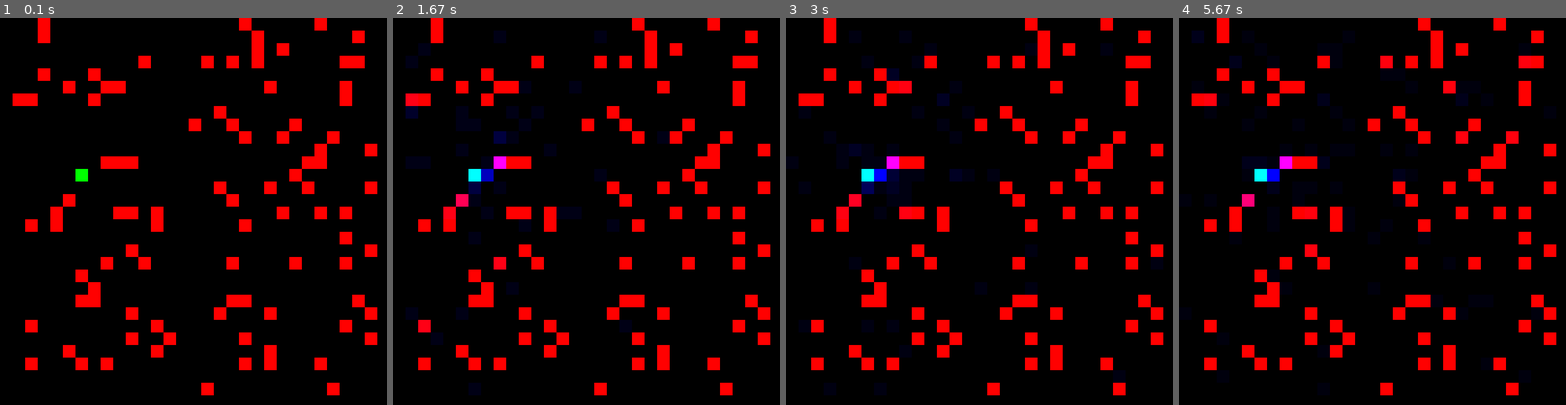
Above: before the commit, frames 1-4 (left to right).
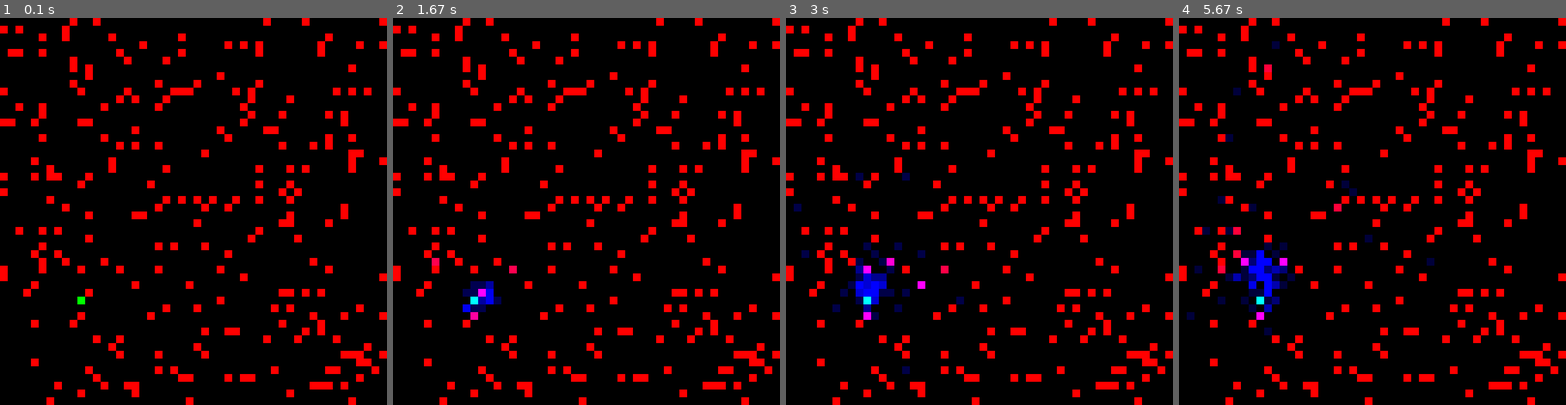
Above: after the commit, the same moments.

Repository: gandie/Ants
Game: pygame game, started from pygame_main.py
Two runs of this game, one before a commit and one after it. Both use one fixed random seed, a clock stepped at 60 frames per second and the inputs below. The source is Python 2; it was converted automatically to run under Python 3.
Inputs:
- Up to frame 1 (0.1 s): no input
- Up to frame 2 (1.67 s): hold Up 0.33-0.8 s; hold Down 0.83-1.3 s; hold Up from 1.33 s (still down)
- Up to frame 3 (3 s): release Up at 1.8 s; hold Down 1.83-2.3 s; hold Up 2.33-2.8 s; hold Down from 2.83 s (still down)
- Up to frame 4 (5.67 s): release Down at 3.3 s; hold Up 3.33-3.8 s; hold Down 3.83-4.3 s; hold Up 4.33-4.8 s; hold Down 4.83-5.3 s; hold Up from 5.33 s (still down)

The runs differ from the first frame. In frame 1, 18% of the frame differs, in the area x 0-100%, y 0-100%; in frame 2, 18%; in frame 3, 20%; in frame 4, 20%.

Commit message:
Code cleanup and performance tweaks.

Diff:
--- a/engine.py
+++ b/engine.py
@@ -5,15 +5,15 @@
 class Field(object):
 
     def __init__(self, x=0, y=0, food=0,
-                 blocked=False, home=False
+                 blocked=False, home=False, antcount=0
                  ):
         self.x = x
         self.y = y
         self.food = food
         self.blocked = blocked
         self.home = home
-
         self.neighbours = []
+        self.antcount = antcount
 
 
 class Grid(object):
@@ -34,8 +34,8 @@
         self.init_neighbours()
 
     def create(self):
-        for xi in range(self.size_x):
-            for yi in range(self.size_y):
+        for xi in xrange(self.size_x):
+            for yi in xrange(self.size_y):
                 field = Field(
                     x=xi,
                     y=yi
@@ -43,7 +43,7 @@
                 self.fields.append(field)
 
     def add_food(self):
-        for f in range(self.food_quant):
+        for _ in xrange(self.food_quant):
             field = random.choice(self.fields)
             field.food = random.randint(self.min_food, self.max_food)
 
@@ -56,10 +56,13 @@
         for field in self.fields:
             x = field.x
             y = field.y
-            nfields = self.get_nfields(x, y)
-            field.neighbours = [
-                [f, 0, 0] for f in nfields
-            ]
+            for nfield in self.get_nfields(x, y):
+                field_d = {
+                    'field': nfield,
+                    'food_trace': 0,
+                    'home_trace': 0
+                }
+                field.neighbours.append(field_d)
 
     def get_field_c(self, cx, cy):
         result = None
@@ -72,7 +75,6 @@
         return result
 
     def get_nfields(self, nx, ny):
-        result = []
         pos_x = [nx - 1, nx, nx + 1]
         pos_y = [ny - 1, ny, ny + 1]
         pos_comb = [(x, y) for x in pos_x for y in pos_y]
@@ -82,16 +84,15 @@
                 continue
             if field.x == nx and field.y == ny:
                 continue
-            result.append(field)
-        return result
+            yield field
 
     def decay_paths(self):
         for field in self.fields:
             for neighbour in field.neighbours:
-                if neighbour[1] > 0:
-                    neighbour[1] *= 0.5
-                if neighbour[2] > 0:
-                    neighbour[2] *= 0.5
+                if neighbour['food_trace'] > 0:
+                    neighbour['food_trace'] *= 0.9
+                if neighbour['home_trace'] > 0:
+                    neighbour['home_trace'] *= 0.9
 
 
 class Ant(object):
@@ -109,7 +110,7 @@
         self.inventory = 0
         self.inventory_size = inventory_size
 
-        self.excitement = 10000
+        self.excitement = 100000
 
         self.state_map = {
             'food': self.search_food,
@@ -124,7 +125,7 @@
         pfields = self.field.neighbours
 
         if self.excitement > 0:
-            self.excitement *= 0.5
+            self.excitement *= 0.75
 
         if pfields:
             self.state_map[self.state](pfields)
@@ -134,32 +135,35 @@
         self.origin = self.field
         self.field = new_field
 
+        self.field.antcount += 1
+        self.origin.antcount -= 1
+
     def search_food(self, pfields):
         new_field = None
 
         # remove blocked
-        pfields = [field for field in pfields if not field[0].blocked]
+        pfields = [field_d for field_d in pfields if not field_d['field'].blocked]
 
         # remove origin
-        if not len(pfields) == 1:
-            pfields = [field for field in pfields if field[0] != self.origin]
+        if len(pfields) != 1:
+            pfields = [field_d for field_d in pfields if field_d['field'] != self.origin]
+
+        # look for food
+        food_fields = [field_d for field_d in pfields if field_d['field'].food > 0]
+        if len(food_fields) >= 1:
+            new_field = food_fields[0]['field']
+            self.state = 'take_food'
 
         # lookup food path
-        if self.engine.ant_ai:
+        if self.engine.ant_ai and new_field is None:
             # 1 means food
-            path_field = max(pfields, key=lambda field: field[1])
-            if path_field[1] > 10:
-                new_field = path_field[0]  # 0 means object
-
-        # look for food
-        food_field = [field for field in pfields if field[0].food > 0]
-        if food_field:
-            new_field = food_field[0][0]
-            self.state = 'take_food'
+            path_field = max(pfields, key=lambda field: field['food_trace'])
+            if path_field['food_trace'] > 1:
+                new_field = path_field['field']  # 0 means object
 
         # pick randomly
         if not new_field or random.randint(0, 4) == 0:
-            new_field = random.choice(pfields)[0]
+            new_field = random.choice(pfields)['field']
 
         self.move(new_field)
 
@@ -167,27 +171,26 @@
         new_field = None
 
         # remove blocked
-        pfields = [field for field in pfields if not field[0].blocked]
+        pfields = [field_d for field_d in pfields if not field_d['field'].blocked]
 
         # remove origin
         if len(pfields) != 1:
-            pfields = [field for field in pfields if field[0] != self.origin]
+            pfields = [field_d for field_d in pfields if field_d['field'] != self.origin]
+
+        # look for home
+        home_field = [field for field in pfields if field['field'].home]
+        if home_field:
+            new_field = home_field[0]['field']
+            self.state = 'return_home'
 
         # lookup home path
-        if self.engine.ant_ai:
-            # 2 means home
-            path_field = max(pfields, key=lambda field: field[2])
-            if path_field[2] > 10:
-                new_field = path_field[0]  # 0 means object
-
-        # look for home
-        home_field = [field for field in pfields if field[0].home]
-        if home_field:
-            new_field = home_field[0][0]
-            self.state = 'return_home'
+        if self.engine.ant_ai and new_field is None:
+            path_field = max(pfields, key=lambda field: field['home_trace'])
+            if path_field['home_trace'] > 1:
+                new_field = path_field['field']
 
         if not new_field or random.randint(0, 4) == 0:
-            new_field = random.choice(pfields)[0]
+            new_field = random.choice(pfields)['field']
 
         self.move(new_field)
 
@@ -197,7 +200,7 @@
             self.engine.returns += 1
             self.inventory = 0
         else:
-            self.excitement = 10000
+            self.excitement = 100000
             self.state = 'food'
             self.origin = None
 
@@ -208,21 +211,21 @@
             self.inventory += 1
         else:
             self.state = 'go_home'
-            self.excitement = 10000
+            self.excitement = 100000
             self.origin = None
 
     def do_nothing(self, pfields):
         pass
 
     def put_trace(self, new_field):
-        for triple in new_field.neighbours:
-            # print triple
-            if triple[0] != self.field:
+        for field_d in new_field.neighbours:
+            # print field_d
+            if field_d['field'] != self.field:
                 continue
             if self.state == 'go_home' or self.state == 'return_home':
-                triple[1] += self.excitement  # [1] means food trace!
+                field_d['food_trace'] += self.excitement
             if self.state == 'food' or self.state == 'take_food':
-                triple[2] += self.excitement  # [2] means home trace!
+                field_d['home_trace'] += self.excitement
 
 
 class AntEngine(object):
@@ -252,22 +255,22 @@
         self.grid_home = self.grid.home_field
 
         self.ants = []
-        for _ in range(self.ant_count):
+        for _ in xrange(self.ant_count):
             self.spawn_ant()
 
     def spawn_ant(self):
-        new_ant = Ant(
-            home=self.grid_home,
-            field=self.grid_home,
-            grid=self.grid,
-            engine=self
-        )
-        self.ants.append(new_ant)
+        if not self.ants_count > 100000:
+            new_ant = Ant(
+                home=self.grid_home,
+                field=self.grid_home,
+                grid=self.grid,
+                engine=self
+            )
+            self.ants.append(new_ant)
 
     def tick(self):
         self.ants_count = len(self.ants)
-
-
+        print 'Ants:', self.ants_count
         self.grid.decay_paths()
         for ant in self.ants:
             ant.run()
@@ -282,13 +285,10 @@
                 self.food_count -= 100
 
     def count_ants(self, antfield):
-        for field in self.grid.fields:
-            if not field == antfield:
-                continue
-            ant_list = [
-                ant for ant in self.ants if ant.field == field
-            ]
-            return len(ant_list)
+        ant_list = [
+            ant for ant in self.ants if ant.field == antfield
+        ]
+        return len(ant_list)
 
 
 if __name__ == '__main__':
--- a/pygame_adapter.py
+++ b/pygame_adapter.py
@@ -9,7 +9,7 @@
 
         self.resoltuion = resolution
 
-        self.grid_size = 30
+        self.grid_size = 50
 
         self.field_size = resolution[0] / self.grid_size
 
@@ -17,10 +17,10 @@
             antcount=100,
             grid_size_x=self.grid_size,
             grid_size_y=self.grid_size,
-            food_quant=100,
+            food_quant=250,
             inf_food=False,
-            min_food=50000,
-            max_food=50000,
+            min_food=5000,
+            max_food=5000,
             spawn_ants=True,
             ant_ai=True
         )
@@ -75,10 +75,12 @@
                 # food_ant_count = self.engine.count_ants(field)
                 # print(food_ant_count)
 
-            ant_count = self.engine.count_ants(field)
+            #ant_count = self.engine.count_ants(field)
+            #ants_count = float(self.engine.ants_count)
+            ant_count = abs(field.antcount)
             ants_count = float(self.engine.ants_count)
-            if ants_count != 0:
-                blue = int(10 * 255 * (ant_count / ants_count))
+            if ants_count != 0 and ant_count > 0:
+                blue = int(10 * 255 * (ant_count / ants_count ** (0.7)))
             if blue > 255:
                 blue = 255
 
Not shown, added: pygame_main.spec
